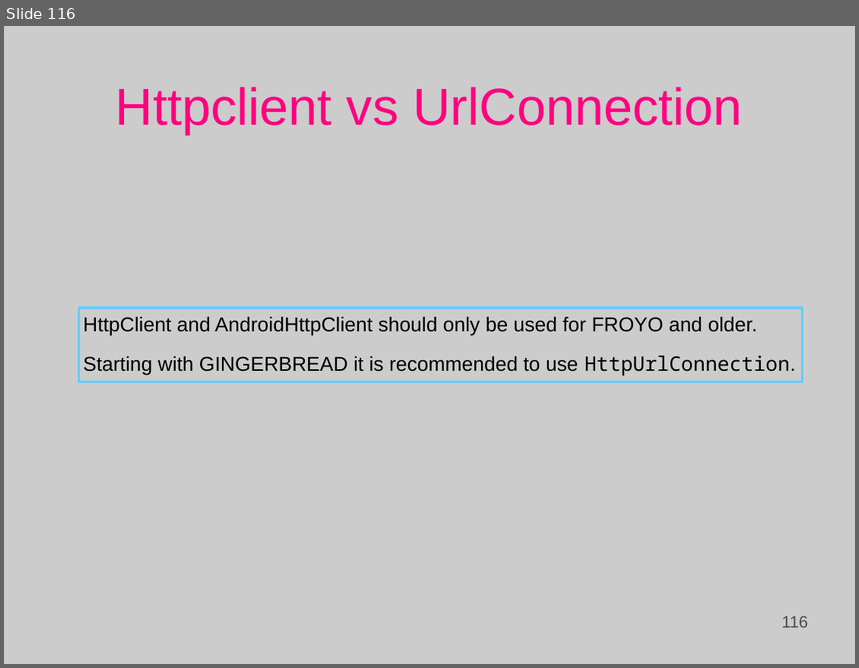
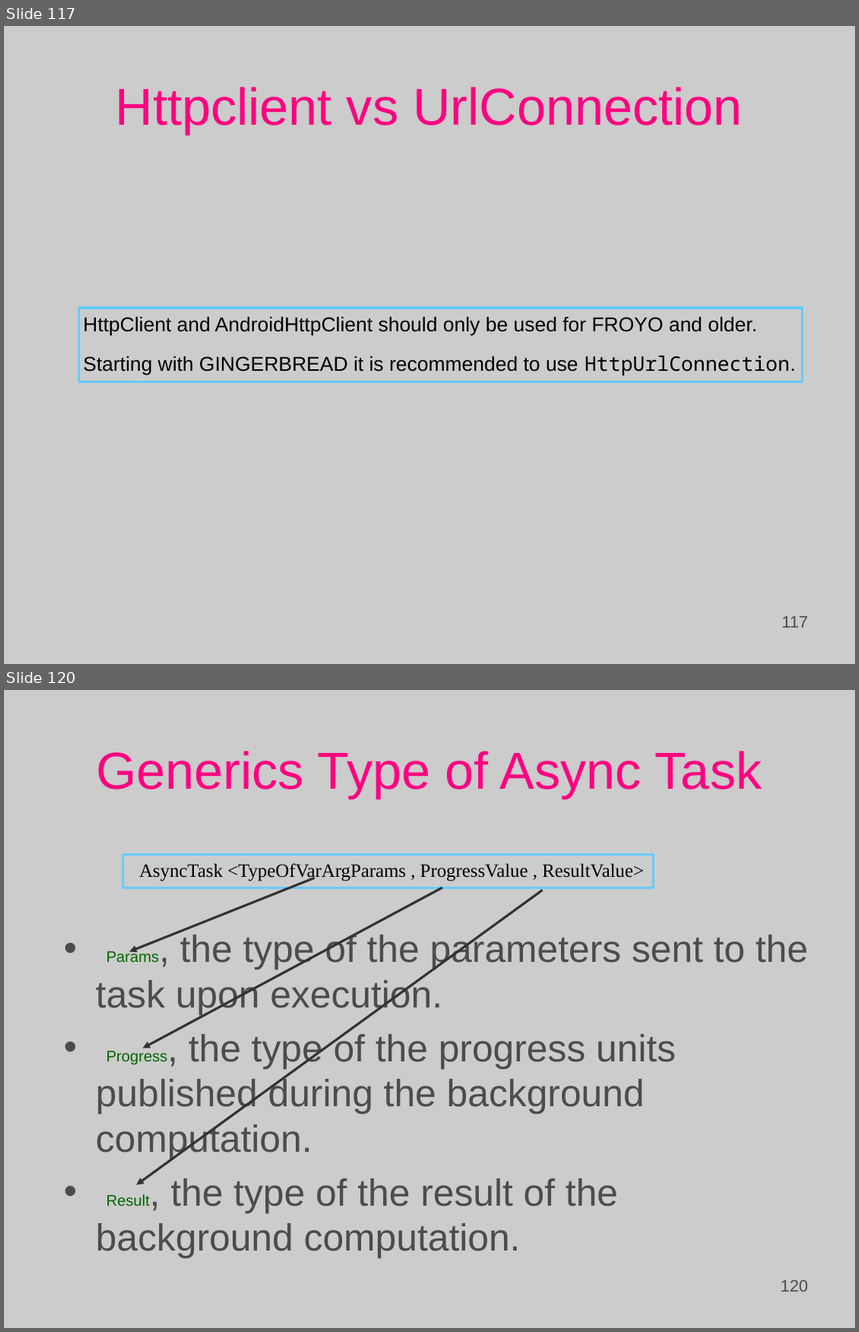
Before and after one commit to Basis-Android-Training/basis-android-training, a slide deck: Batch 12/Course lectures.ppt. Shown one above the other, each under a label of ours: slide 116 before the commit, slides 117 and 120 after it; the slides between them are not shown. The pictures are 859x668 and 859x1332 pixels, drawn with LibreOffice and Linux fonts; fonts in the diff are those of the drawing; background and template pictures are left out. Boxes give left, top, right and bottom in pixels: in the first picture for what was removed or moved away, otherwise in the second. Text is boxed around its words. In the diff, an @@ line names an element or a change of style, - is before the commit and + after.

```diff
--- a/Batch 12/Course lectures.ppt
+++ b/Batch 12/Course lectures.ppt
@@ slide 120 added at [4,690,855,1328], background picture (left out) @@
@@ title added at [96,751,762,799], 44 pt, text #FF0080 @@
+Generics Type of Async Task
@@ freeform shape added at [123,854,654,888], outline #66CCFF 2.01 pt, 16 pt, text #000000 @@
+AsyncTask <TypeOfVarArgParams , ProgressValue , ResultValue>
@@ arrow added from (315, 878) to (129, 951), #333333 2.01 pt @@
@@ arrow added from (543, 890) to (137, 1186), #333333 2.01 pt @@
@@ arrow added from (443, 888) to (143, 1049), #333333 2.01 pt @@
@@ text added at [96,932,808,1259], 32 pt, text #4C4C4C @@
+• Params, the type of the parameters sent to the task upon execution.
+• Progress, the type of the progress units published during the background computation.
+• Result, the type of the result of the background computation.
@@ page number added at [614,1271,813,1298], 14 pt, text #4C4C4C @@
+120
@@ what was slide 116 is now slide 117 @@
@@ page number at [782,617,809,628]: text changed @@
-116
+117
```
Also in this commit, not shown: 25 other slides added, 31 other files.
